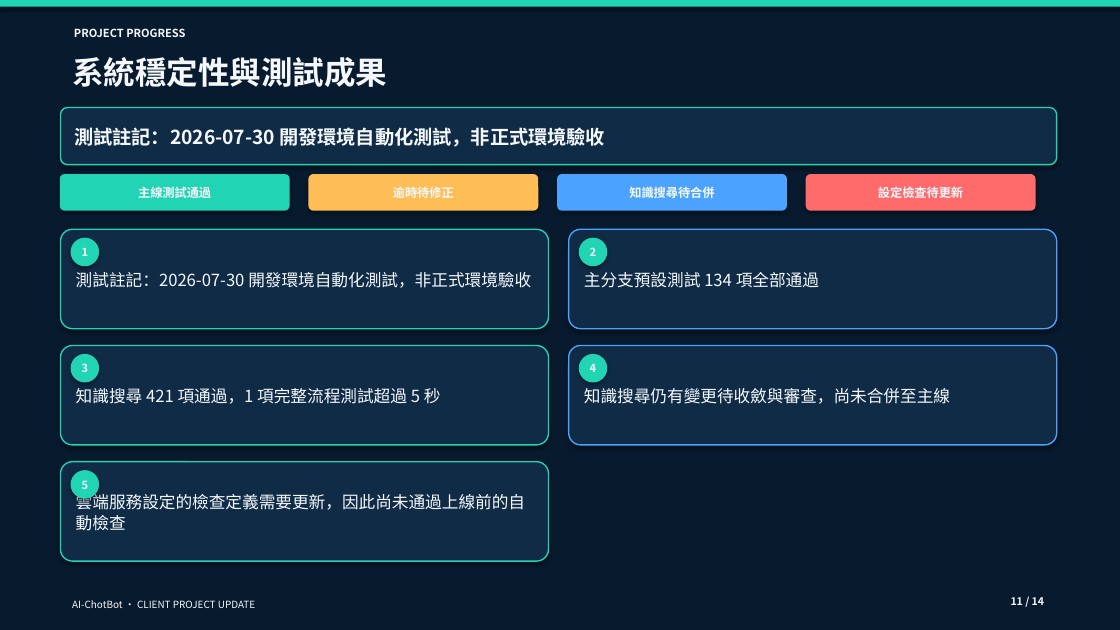
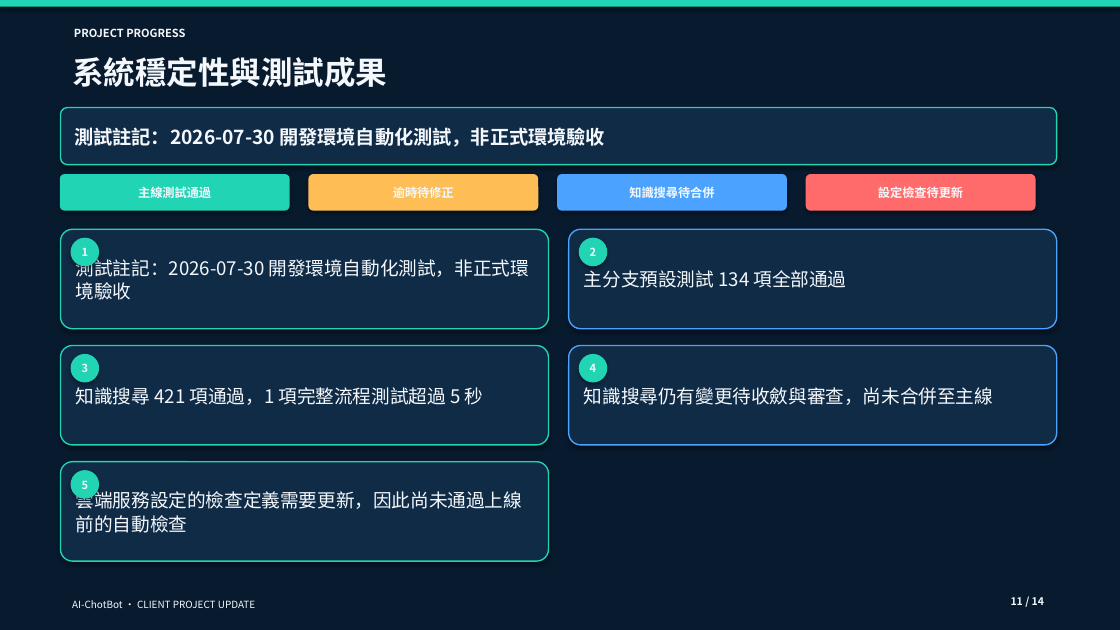
Before and after one commit to yamopeng0918/AI-ChotBot, a slide deck: slide 11 of docs/presentations/AI-ChotBot-project-progress-client.pptx. Drawn at 1120x630 pixels with LibreOffice and Linux fonts; fonts in the diff are those of the drawing. Boxes give left, top, right and bottom in pixels: in the first picture for what was removed or moved away, otherwise in the second. Text is boxed around its words. In the diff, an @@ line names an element or a change of style, - is before the commit and + after.

```diff
--- a/docs/presentations/AI-ChotBot-project-progress-client.pptx
+++ b/docs/presentations/AI-ChotBot-project-progress-client.pptx
@@ size 14.3 to 16 pt in 5 elements at [60,229,549,329], [569,229,1057,329], [60,345,549,444], [569,345,1057,444], [60,462,549,561] @@
```
Also in this commit, not shown: 6 other slides changed, 2 other files.
